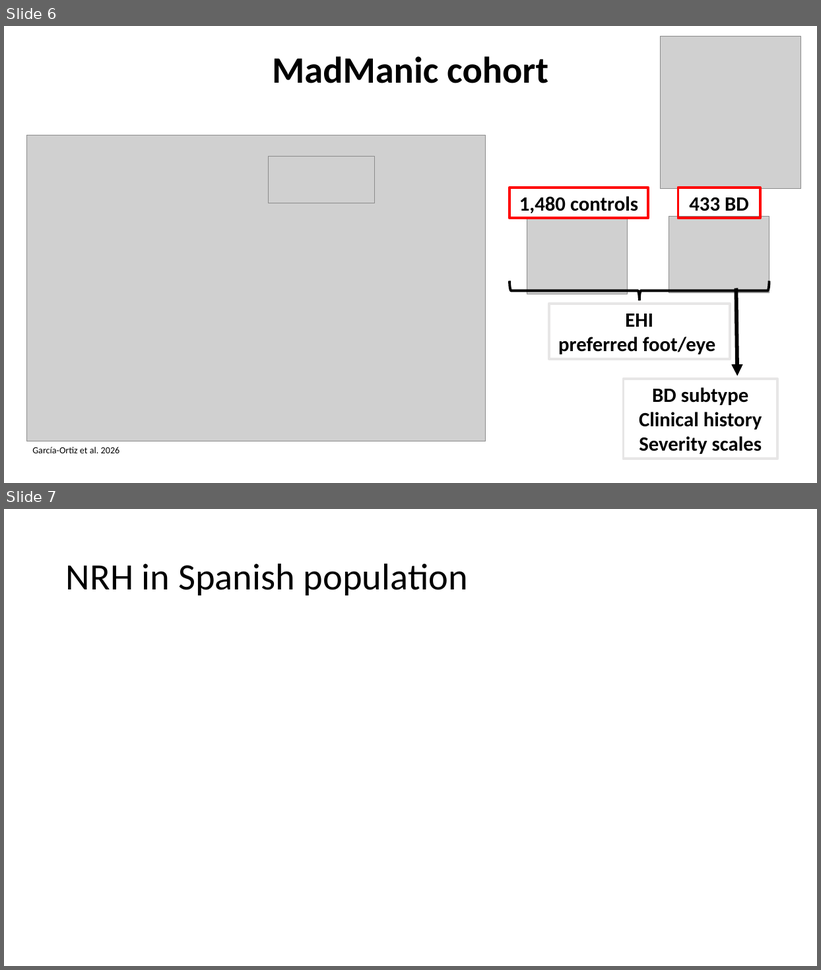
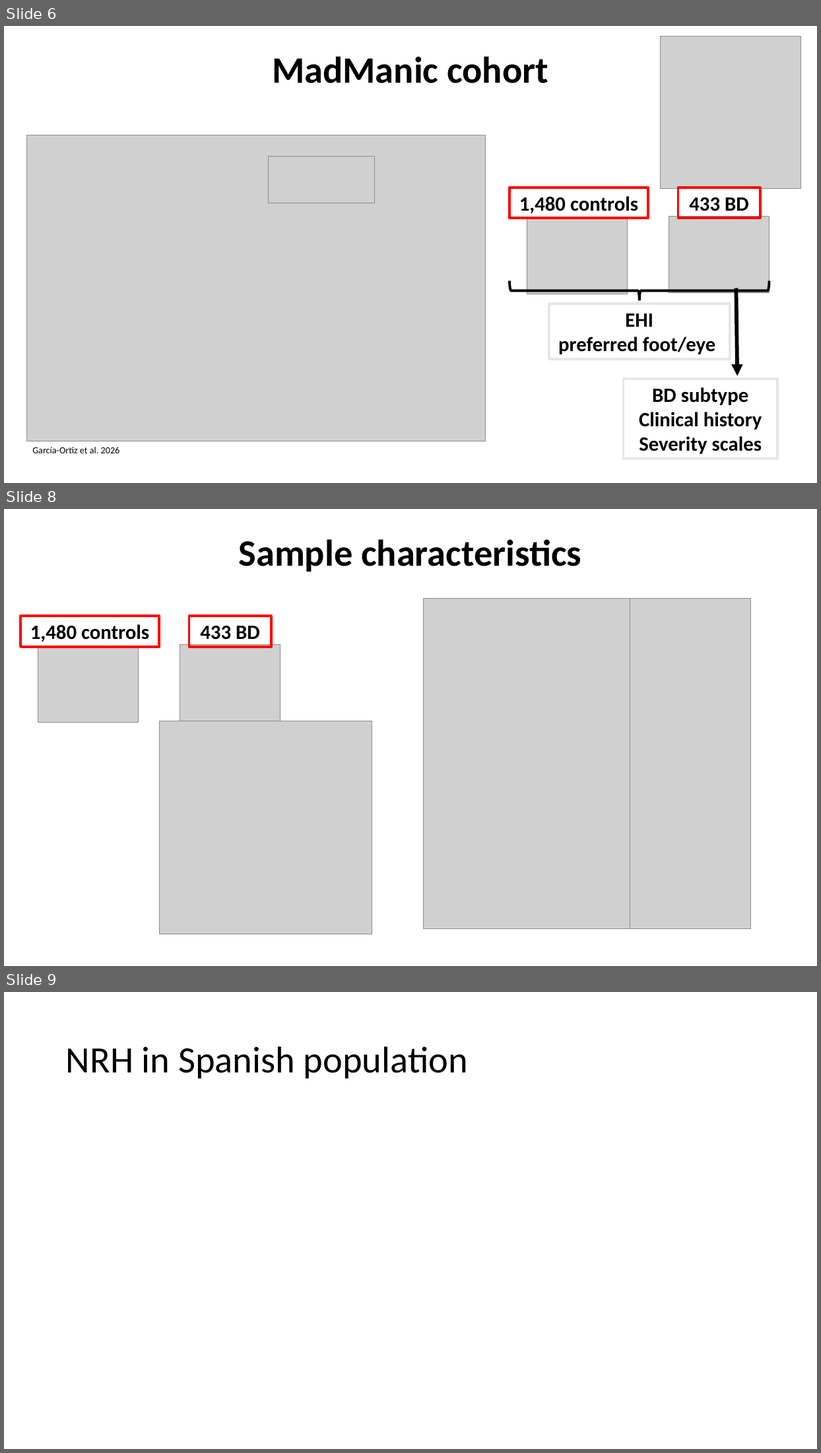
Before and after one commit to igarcia17/EHI_laterality, a slide deck: NorthSeaLateralityCongress_InesGarciaOrtiz.pptx. Shown one above the other, each under a label of ours: slides 6 and 7 before the commit, slides 6, 8 and 9 after it; the slides between them are not shown. The pictures are 821x970 and 821x1453 pixels, drawn with LibreOffice and Linux fonts; fonts in the diff are those of the drawing; grey boxes stand for pictures. Boxes give left, top, right and bottom in pixels: in the first picture for what was removed or moved away, otherwise in the second. Text is boxed around its words. In the diff, an @@ line names an element or a change of style, - is before the commit and + after.

```diff
--- a/NorthSeaLateralityCongress_InesGarciaOrtiz.pptx
+++ b/NorthSeaLateralityCongress_InesGarciaOrtiz.pptx
@@ slide 8 added at [4,509,817,966], background #FFFFFF @@
@@ text added at [239,539,582,572], 44 pt, text #000000, bold @@
+Sample characteristics
@@ picture added at [424,599,632,930] @@
@@ picture added at [630,599,751,930] @@
@@ rectangle added at [20,617,159,647], outline #FF0000 3 pt, 24 pt, text #000000, bold @@
+1,480 controls
@@ rectangle added at [189,617,271,647], outline #FF0000 3 pt, 24 pt, text #000000, bold @@
+433 BD
@@ picture added at [38,646,138,723] @@
@@ picture added at [180,644,281,722] @@
@@ picture added at [159,722,372,934] @@
@@ what was slide 7 is now slide 9 @@
```
Also in this commit, not shown: 1 slide changed, 2 other slides added, 1 slide removed, 6 other files.
